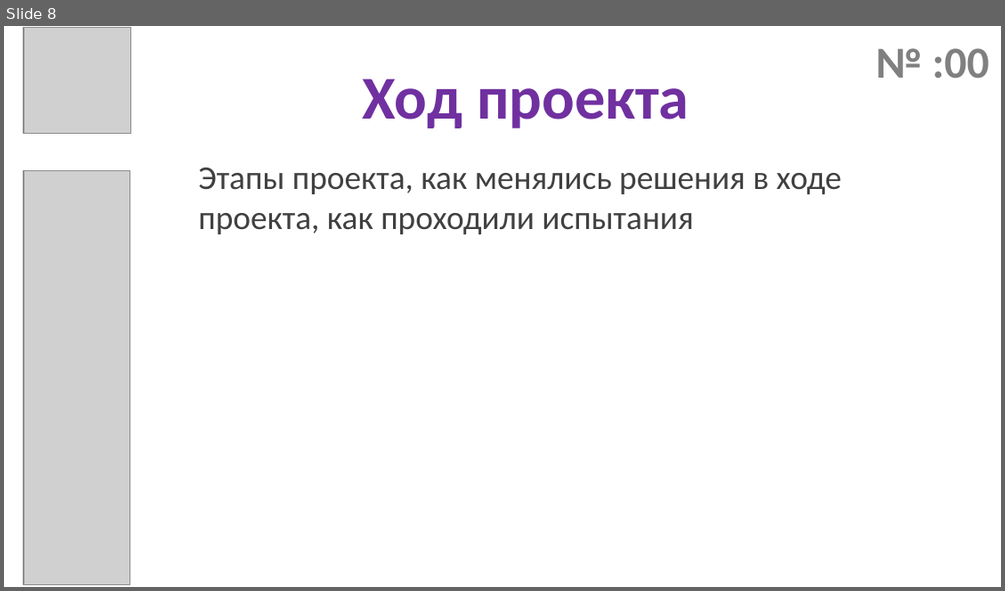
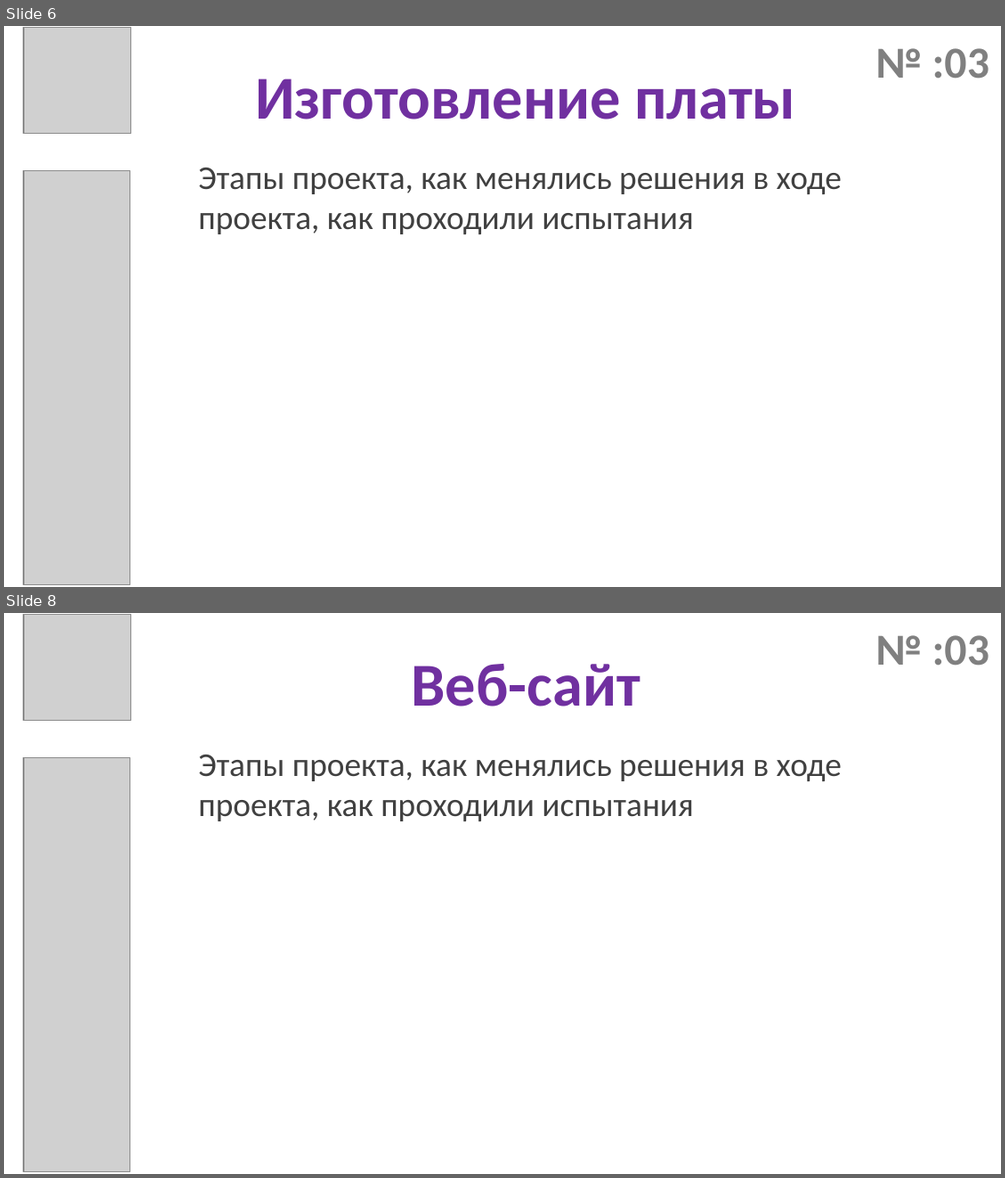
Before and after one commit to dpp-shlyopa-team/Presentation, a slide deck: преза.pptx. Shown one above the other, each under a label of ours: slide 8 before the commit, slides 6 and 8 after it; the slides between them are not shown. The pictures are 1005x591 and 1005x1178 pixels, drawn with LibreOffice and Linux fonts; fonts in the diff are those of the drawing; grey boxes stand for pictures. Boxes give left, top, right and bottom in pixels: in the first picture for what was removed or moved away, otherwise in the second. Text is boxed around its words. In the diff, an @@ line names an element or a change of style, - is before the commit and + after.

```diff
--- a/преза.pptx
+++ b/преза.pptx
@@ slide 8 added at [4, 613, 1001, 1174], background #FFFFFF @@
@@ picture added at [24, 614, 131, 721] @@
@@ text added at [875, 635, 989, 666], 32 pt, text #808080, bold @@
+№ :03
@@ title added at [412, 664, 640, 706], 44 pt, text #7030A0, bold @@
+Веб-сайт
@@ picture added at [24, 757, 129, 1171] @@
@@ text added at [198, 755, 841, 821], 24 pt, text #404040 @@
+Этапы проекта, как менялись решения в ходе проекта, как проходили испытания
@@ what was slide 8 is now slide 6 @@
@@ slide 6 changed as well @@
@@ text at [875, 48, 989, 79]: text changed @@
-№ :00
+№ :03
@@ title at [255, 79, 795, 119]: text changed @@
-Ход проекта
+Изготовление платы
```
Also in this commit, not shown: 8 other slides changed, 4 other slides added, 3 slides removed.
